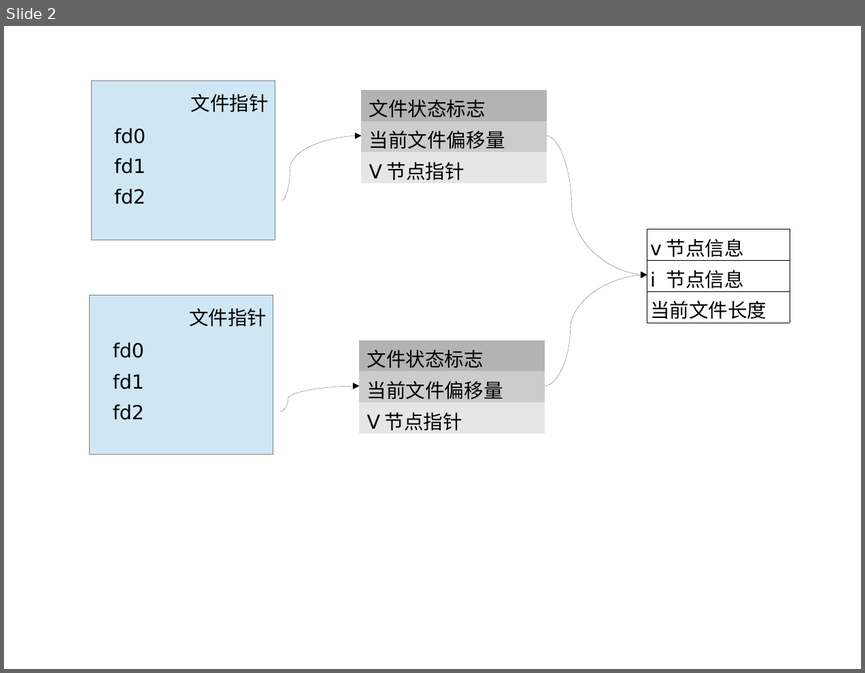
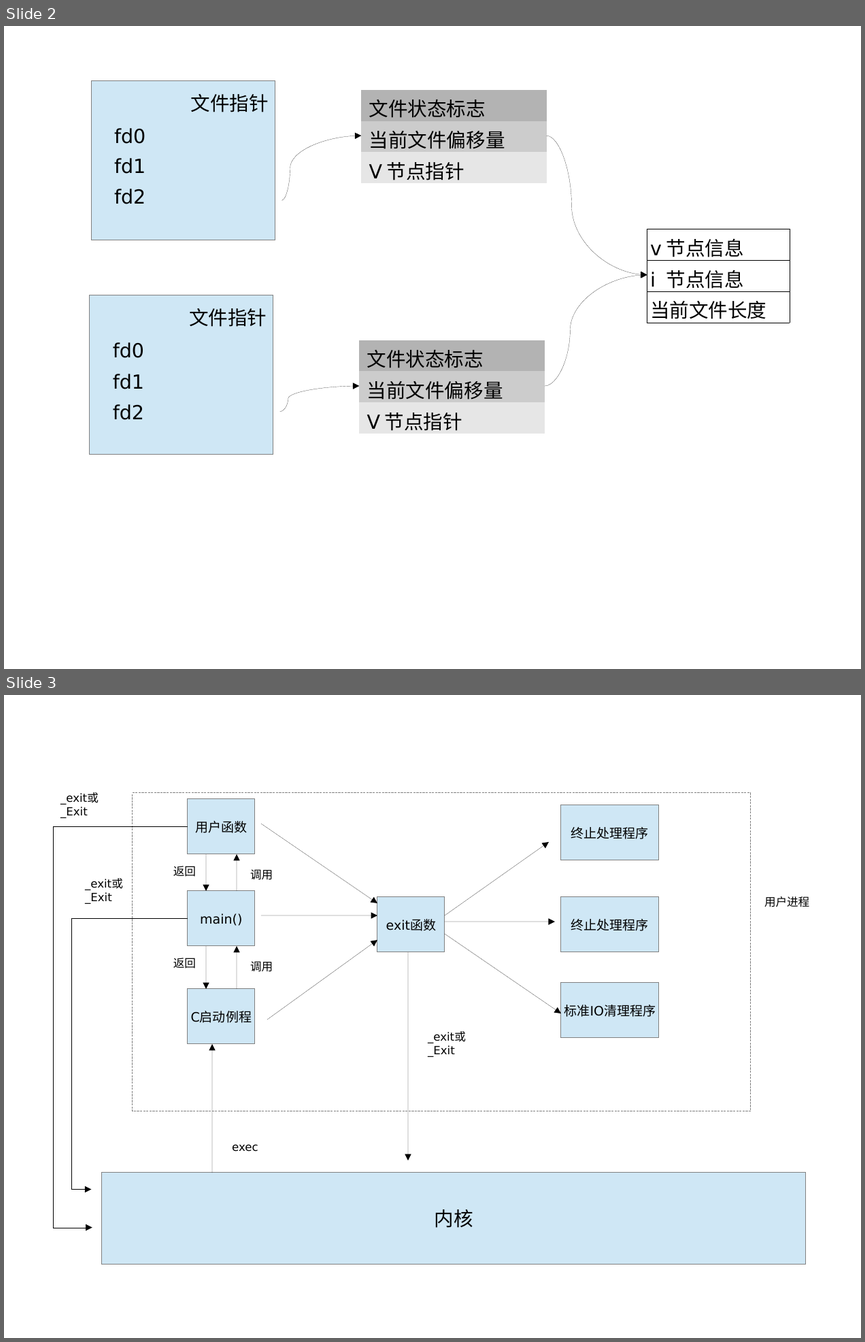
Before and after one commit to mty2015/study_notes, a slide deck: AUP2/images/未命名 1.odp. Shown one above the other, each under a label of ours: slide 2 before the commit, slides 2 and 3 after it. The pictures are 865x673 and 865x1342 pixels, drawn with LibreOffice and Linux fonts; fonts in the diff are those of the drawing. Boxes give left, top, right and bottom in pixels: in the first picture for what was removed or moved away, otherwise in the second. Text is boxed around its words. In the diff, an @@ line names an element or a change of style, - is before the commit and + after.

```diff
--- a/AUP2/images/未命名 1.odp
+++ b/AUP2/images/未命名 1.odp
@@ slide 3 added at [4, 695, 861, 1338], background #FFFFFF @@
@@ text added at [60, 792, 99, 818], 10.5 pt, text #000000 @@
+_exit或 _Exit
@@ rectangle added at [133, 793, 751, 1111], outline #808080 0 pt @@
@@ rectangle added at [188, 799, 255, 854], fill #CFE7F5, outline #808080 0 pt, 12 pt, text #000000 @@
+用户函数
@@ rectangle added at [562, 805, 660, 861], fill #CFE7F5, outline #808080 0 pt, 12 pt, text #000000 @@
+终止处理程序
@@ elbow arrow added from (188, 826) to (92, 1227), #000000 0 pt @@
@@ arrow added from (261, 824) to (377, 903), #000000 0 pt @@
@@ arrow added from (206, 854) to (206, 891), #000000 0 pt @@
@@ arrow added from (237, 891) to (237, 854), #000000 0 pt @@
@@ arrow added from (445, 915) to (549, 842), #000000 0 pt @@
@@ text added at [85, 878, 123, 904], 10.5 pt, text #000000 @@
+_exit或 _Exit
@@ text added at [173, 866, 196, 877], 10.5 pt, text #000000 @@
+返回
@@ text added at [250, 869, 273, 880], 10.5 pt, text #000000 @@
+调用
@@ rectangle added at [188, 891, 255, 946], fill #CFE7F5, outline #808080 0 pt, 12 pt, text #000000 @@
+main()
@@ rectangle added at [377, 897, 445, 952], fill #CFE7F5, outline #808080 0 pt, 12 pt, text #000000 @@
+exit函数
@@ rectangle added at [562, 897, 660, 952], fill #CFE7F5, outline #808080 0 pt, 12 pt, text #000000 @@
+终止处理程序
@@ text added at [764, 896, 809, 907], 10.5 pt, text #000000 @@
+用户进程
@@ elbow arrow added from (188, 918) to (91, 1189), #000000 0 pt @@
@@ arrow added from (261, 915) to (377, 915), #000000 0 pt @@
@@ arrow added from (445, 921) to (555, 921), #000000 0 pt @@
@@ arrow added from (445, 934) to (562, 1013), #000000 0 pt @@
@@ text added at [173, 957, 196, 968], 10.5 pt, text #000000 @@
+返回
@@ arrow added from (206, 946) to (206, 989), #000000 0 pt @@
@@ arrow added from (237, 989) to (237, 946), #000000 0 pt @@
@@ arrow added from (268, 1019) to (377, 940), #000000 0 pt @@
@@ arrow added from (409, 952) to (409, 1160), #000000 0 pt @@
@@ text added at [250, 961, 273, 972], 10.5 pt, text #000000 @@
+调用
@@ rectangle added at [188, 989, 255, 1044], fill #CFE7F5, outline #808080 0 pt, 12 pt, text #000000 @@
+C启动例程
@@ rectangle added at [562, 983, 660, 1038], fill #CFE7F5, outline #808080 0 pt, 12 pt, text #000000 @@
+标准IO清理程序
@@ text added at [428, 1031, 466, 1057], 10.5 pt, text #000000 @@
+_exit或 _Exit
@@ arrow added from (212, 1172) to (212, 1044), #000000 0 pt @@
@@ text added at [232, 1144, 258, 1151], 10.5 pt, text #000000 @@
+exec
@@ rectangle added at [102, 1172, 806, 1264], fill #CFE7F5, outline #808080 0 pt, 18 pt, text #000000 @@
+内核
```
Also in this commit, not shown: 5 other files.
